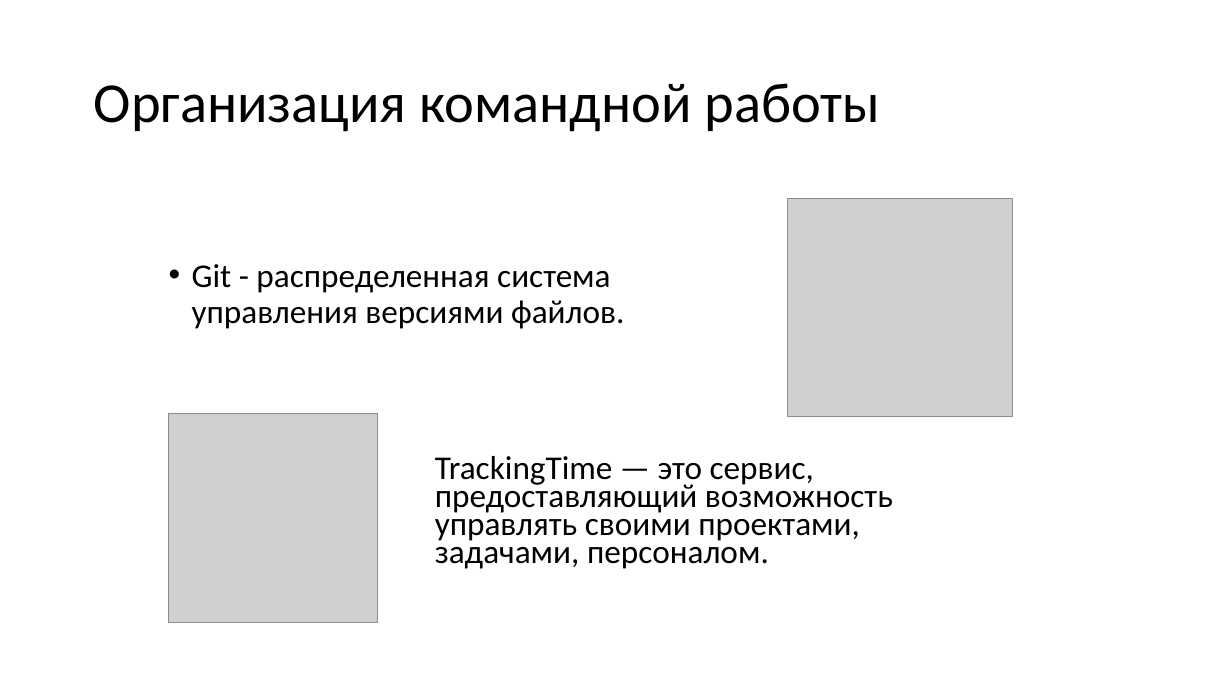
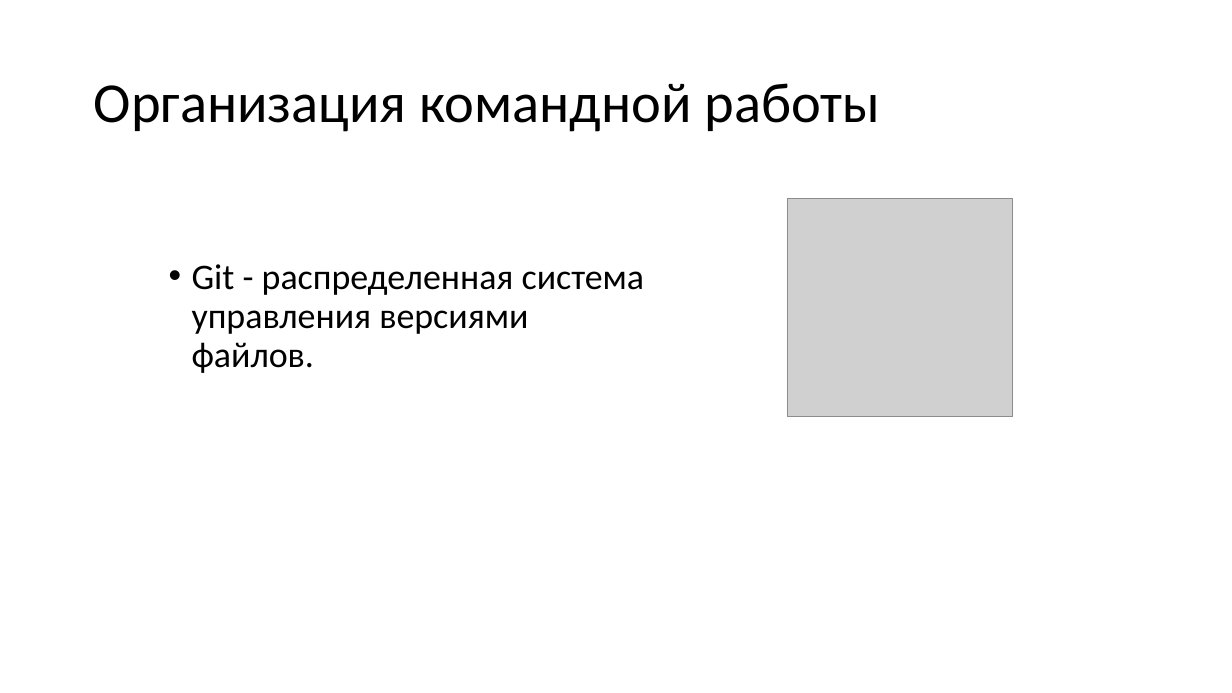
Before and after one commit to KevaTeam/ctf-attack-defense, a slide deck: slide 5 of report/ГПО+презентация.pptx. Drawn at 1232x693 pixels with LibreOffice and Linux fonts; fonts in the diff are those of the drawing; grey boxes stand for pictures. Boxes give left, top, right and bottom in pixels: in the first picture for what was removed or moved away, otherwise in the second. Text is boxed around its words. In the diff, an @@ line names an element or a change of style, - is before the commit and + after.

```diff
--- a/report/ГПО+презентация.pptx
+++ b/report/ГПО+презентация.pptx
@@ text "Git - распределенная система управления ..." at [192, 264, 644, 373]: size 25.9 to 28 pt; less space between paragraphs @@
@@ picture removed at [168, 414, 377, 623] @@
@@ text removed at [435, 456, 893, 569] @@
-  TrackingTime — это сервис, предоставляющий возможность управлять своими проектами, задачами, персоналом.
```
Also in this commit, not shown: 10 other slides changed, 11 other files.
